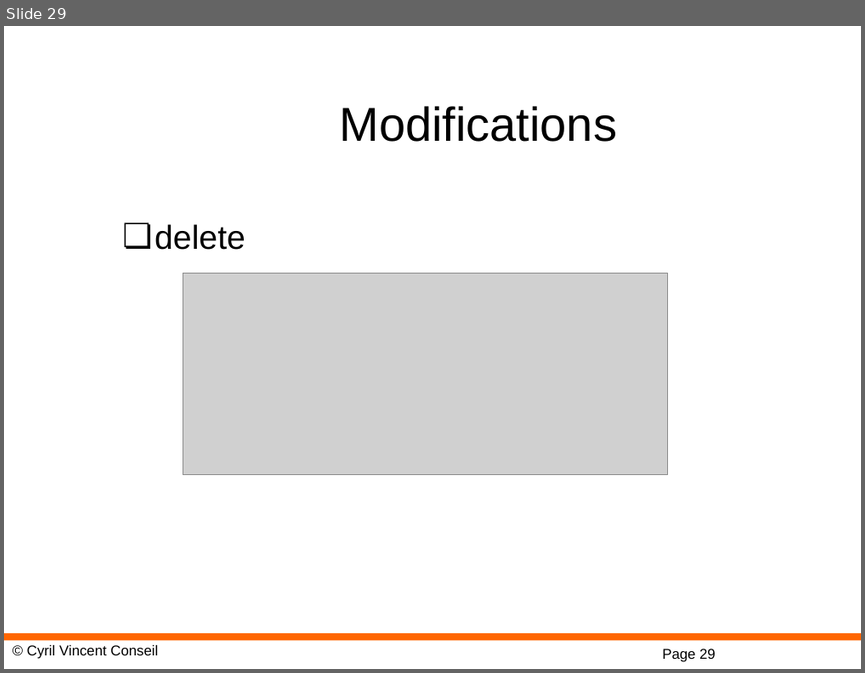
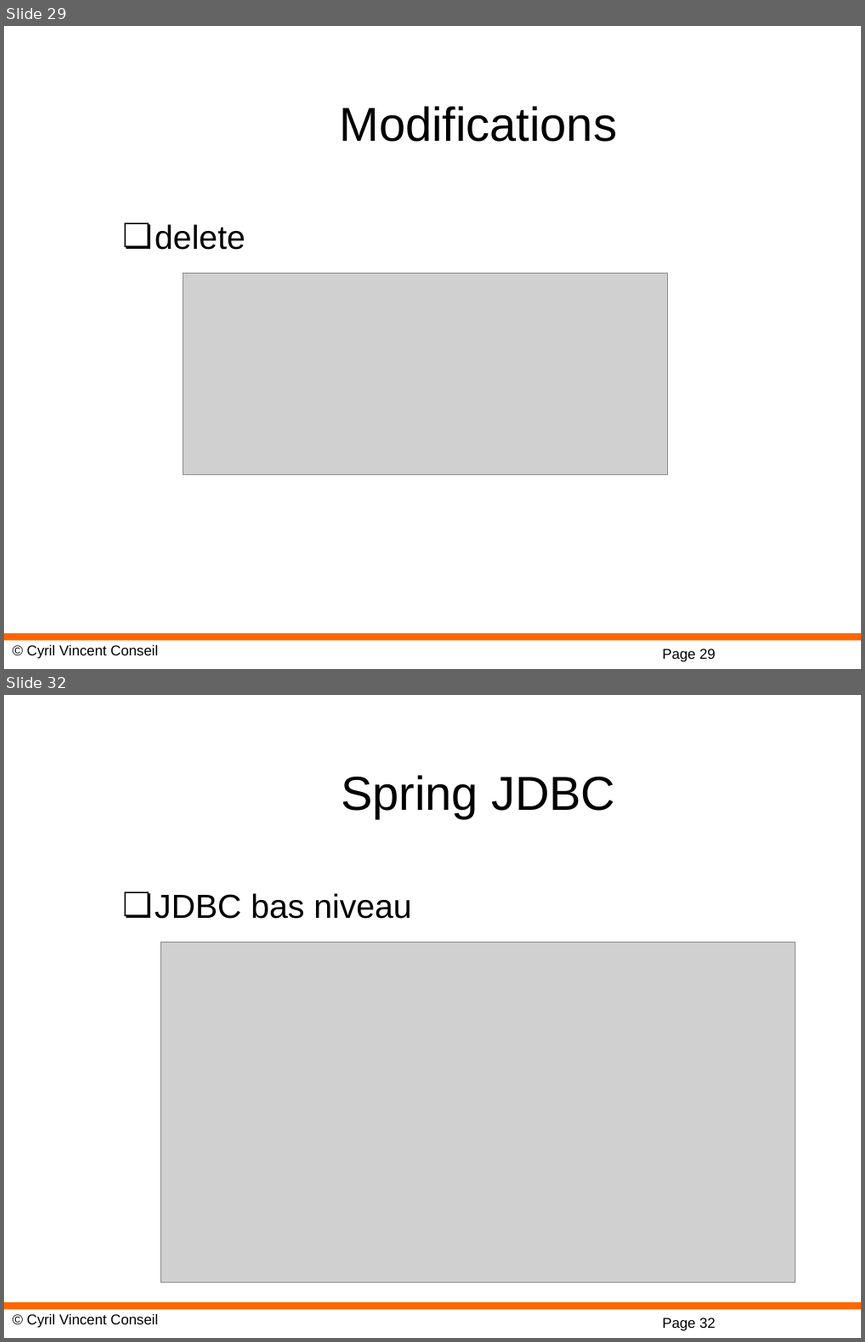
Before and after one commit to cyrilvincent/spring, a slide deck: ppt/07-SpringJPASQL.pptx. Shown one above the other, each under a label of ours: slide 29 before the commit, slides 29 and 32 after it; the slides between them are not shown. The pictures are 865x673 and 865x1342 pixels, drawn with LibreOffice and Linux fonts; fonts in the diff are those of the drawing; grey boxes stand for pictures; background and template pictures are left out. Boxes give left, top, right and bottom in pixels: in the first picture for what was removed or moved away, otherwise in the second. Text is boxed around its words. In the diff, an @@ line names an element or a change of style, - is before the commit and + after.

```diff
--- a/ppt/07-SpringJPASQL.pptx
+++ b/ppt/07-SpringJPASQL.pptx
@@ slide 32 added at [4, 695, 861, 1338], background #FFFFFF; not listed: 3 template elements that a slide beside it also shows @@
@@ title added at [341, 775, 615, 818], 40 pt, text #000000 @@
+Spring JDBC
@@ text added at [154, 893, 411, 919], 28 pt, text #000000 @@
+❏ JDBC bas niveau
@@ picture added at [160, 941, 795, 1281] @@
```
Also in this commit, not shown: 2 other slides added, 6 other files.
